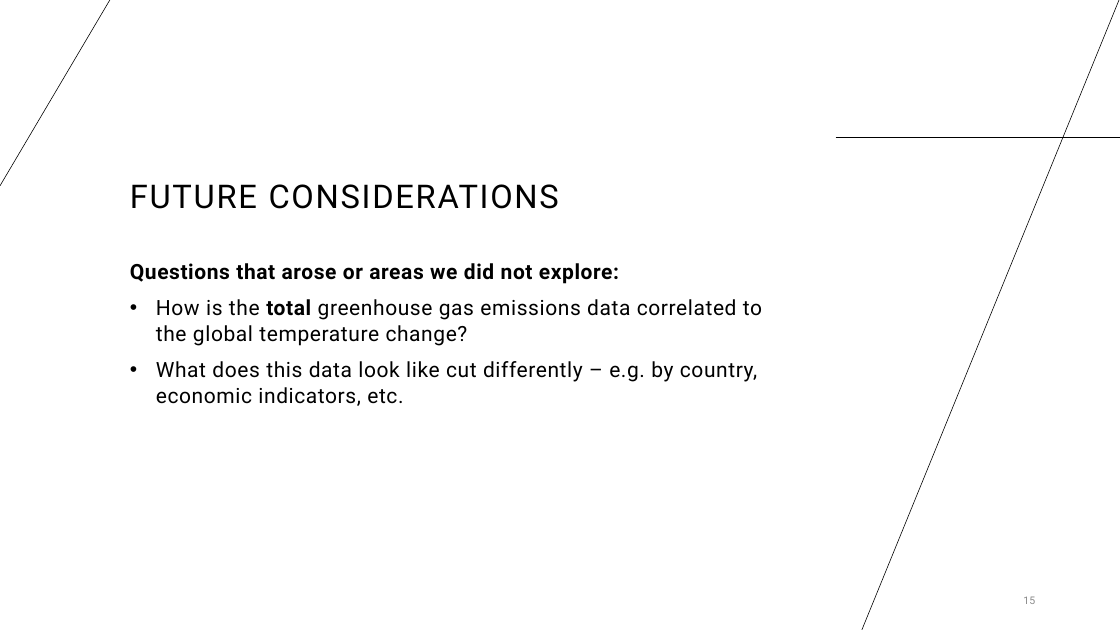
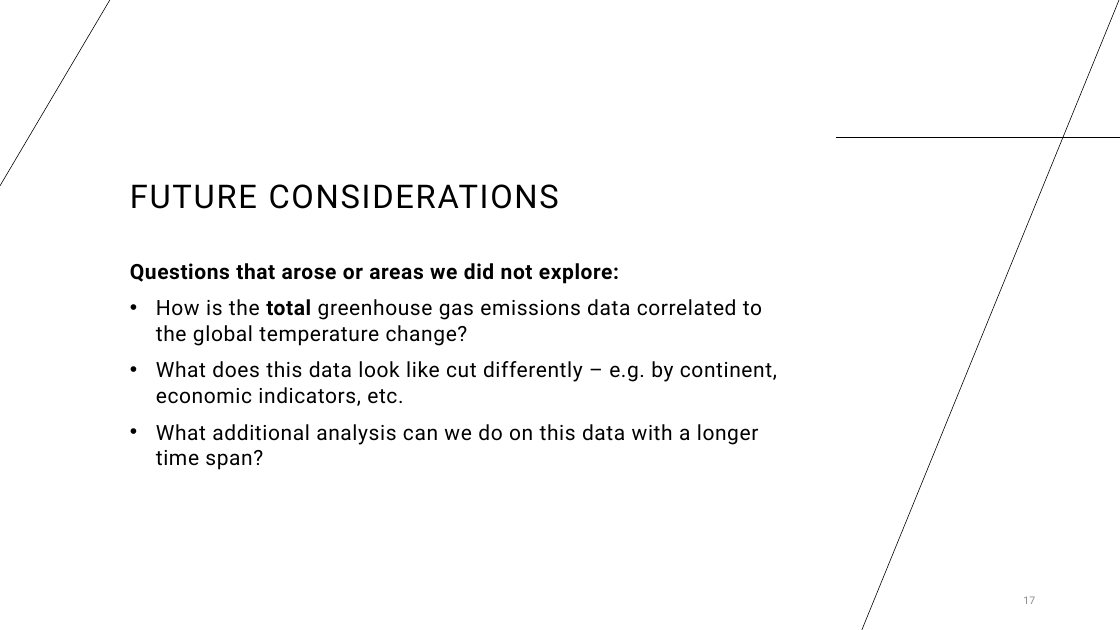
Before and after one commit to LaserLon/EDA, a slide deck: slide 17 of Chelsey/Group_1_EDA_Presentation.pptx (slide 15 before the commit). Drawn at 1120x630 pixels with LibreOffice and Linux fonts; fonts in the diff are those of the drawing. Boxes give left, top, right and bottom in pixels: in the first picture for what was removed or moved away, otherwise in the second. Text is boxed around its words. In the diff, an @@ line names an element or a change of style, - is before the commit and + after.

```diff
--- a/Chelsey/Group_1_EDA_Presentation.pptx
+++ b/Chelsey/Group_1_EDA_Presentation.pptx
@@ text at (156,361,777,470): text changed @@
-  • What does this data look like cut differently – e.g. by country, economic indicators, etc.
+  • What does this data look like cut differently – e.g. by continent, economic indicators, etc.
+  • What additional analysis can we do on this data with a longer time span?
@@ page number at (1023,596,1035,604): text changed @@
-15
+17
```
Also in this commit, not shown: 10 other slides changed, 3 slides added, 1 slide removed.
